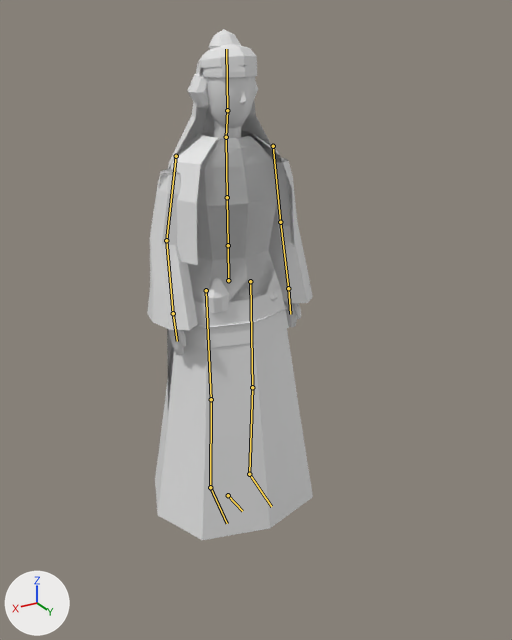
Renders of the Blender file art_src/creatures/woman.blend from each side of a commit.
The view is the same before and after, from a 50 mm lens placed at (1.08, 1.97, 1.72), pointed at (-0.05, 0.1, 0.78). The axes (+X, +Y, +Z) are drawn at lower left. The lights are the same throughout. The first picture is the older version. The bones that bend it are drawn over the model as lines.

Names of what the first picture shows: 'woman_band', 'woman_base', 'woman_belt_things', 'woman_braid', 'woman_dress', 'woman_fillet', 'woman_jacket', 'woman_pinned', 'woman_shawl', 'woman_topknot', 'woman_veil'.
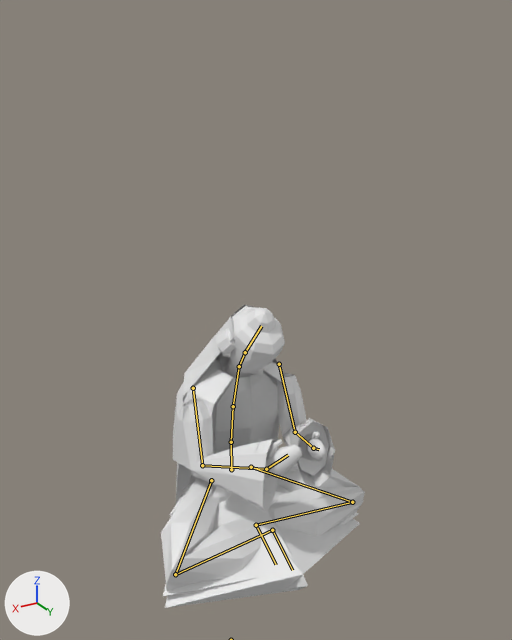
The newer file adds an action. The first version stands in its rest pose; the second is drawn at frame 79 of the action 'read_floor-loop'.

Changed parts and their boxes [x1, y1, x2, y2] in the pictures (512 x 640 px):
'woman_dress', posed (17% wider, 42% shorter): before [147, 133, 313, 540]; after [165, 373, 360, 608]
'woman_legs_baggy', posed (not visible before): after [161, 463, 365, 592]
'woman_gown', posed (not visible before): after [163, 357, 359, 596]
'woman_shawl', posed: before [169, 131, 294, 265]; after [173, 354, 290, 470]
'woman_base', posed (23% narrower, 41% shorter): before [168, 65, 301, 355]; after [224, 308, 326, 478]
'woman_veil', posed: before [167, 44, 272, 370]; after [176, 305, 285, 503]
'woman_jacket', posed: before [173, 162, 289, 349]; after [170, 482, 193, 516]
'woman_pinned', posed: before [187, 73, 258, 109]; after [215, 328, 235, 357]
'woman_topknot', posed: before [209, 29, 241, 49]; after [247, 307, 275, 333]
'woman_belt_things', posed (mostly hidden afterwards): before [207, 278, 278, 313]; after [213, 486, 232, 503]
'woman_band', posed: before [200, 61, 257, 76]; after [233, 340, 283, 363]
'woman_fillet', posed: before [196, 71, 257, 136]; after [231, 316, 280, 365]
'woman_braid', posed (mostly hidden): before [203, 107, 214, 132]; after [216, 352, 225, 371]
bone 'spine', root to tip: before (228, 245) to (227, 197); after (231, 442) to (233, 406)
bone 'chest', root to tip: before (227, 197) to (226, 137); after (233, 406) to (239, 366)
bone 'neck', root to tip: before (226, 137) to (227, 110); after (239, 366) to (245, 352)
bone 'head', root to tip: before (227, 110) to (226, 49); after (245, 352) to (261, 326)
bone 'upper_arm_l', root to tip: before (273, 146) to (280, 222); after (279, 364) to (295, 432)
bone 'forearm_l', root to tip: before (280, 222) to (288, 288); after (295, 432) to (313, 448)
bone 'hand_l', root to tip: before (288, 288) to (290, 314); after (313, 448) to (319, 449)
bone 'upper_arm_r', root to tip: before (176, 156) to (166, 240); after (193, 388) to (202, 465)
bone 'forearm_r', root to tip: before (166, 240) to (173, 313); after (202, 465) to (266, 469)
bone 'hand_r', root to tip: before (173, 313) to (177, 341); after (266, 469) to (288, 455)
bone 'thigh_l', root to tip: before (250, 281) to (252, 387); after (251, 467) to (352, 502)
bone 'shin_l', root to tip: before (252, 387) to (249, 474); after (352, 502) to (256, 525)
bone 'foot_l', root to tip: before (249, 474) to (271, 506); after (256, 525) to (276, 564)
bone 'thigh_r', root to tip: before (206, 290) to (211, 399); after (211, 480) to (175, 574)
bone 'shin_r', root to tip: before (211, 399) to (210, 487); after (175, 574) to (272, 530)
bone 'foot_r', root to tip: before (210, 487) to (227, 523); after (272, 530) to (292, 570)

The change, as a diff of the scene's bpy script:
```diff
--- a/art_src/creatures/woman.blend.py
+++ b/art_src/creatures/woman.blend.py
@@ bone_root @@
 bone_root = bpy.data.objects['woman'].pose.bones['root']
-bone_root.location = (0.0, 0.0, 0.0)
+bone_root.location = (0.0, 0.0, -0.759)
@@ bone_spine @@
 bone_spine = bpy.data.objects['woman'].pose.bones['spine']  # child of 'hips'
-bone_spine.rotation_quaternion = (1.0, 0.0, 0.0, 0.0)  # degrees (0, 0, 0)
+bone_spine.rotation_quaternion = (0.998, -0.061, 0.0, 0.0)  # degrees (-7, 0, 0)
@@ bone_chest @@
 bone_chest = bpy.data.objects['woman'].pose.bones['chest']  # child of 'spine'
-bone_chest.rotation_quaternion = (1.0, 0.0, 0.0, 0.0)  # degrees (0, 0, 0)
+bone_chest.rotation_quaternion = (0.998, -0.063, 0.0, 0.0)  # degrees (-7, 0, 0)
@@ bone_neck @@
 bone_neck = bpy.data.objects['woman'].pose.bones['neck']  # child of 'chest'
-bone_neck.rotation_quaternion = (1.0, 0.0, 0.0, 0.0)  # degrees (0, 0, 0)
+bone_neck.rotation_quaternion = (0.998, -0.07, 0.0, 0.0)  # degrees (-8, 0, 0)
@@ bone_head @@
 bone_head = bpy.data.objects['woman'].pose.bones['head']  # child of 'neck'
-bone_head.rotation_quaternion = (1.0, 0.0, 0.0, 0.0)  # degrees (0, 0, 0)
+bone_head.rotation_quaternion = (0.991, -0.135, 0.0, 0.0)  # degrees (-16, 0, 0)
@@ bone_upper_arm_l @@
 bone_upper_arm_l = bpy.data.objects['woman'].pose.bones['upper_arm_l']  # child of 'chest'
-bone_upper_arm_l.rotation_quaternion = (1.0, 0.0, 0.0, 0.0)  # degrees (0, 0, 0)
+bone_upper_arm_l.rotation_quaternion = (0.956, 0.278, -0.053, -0.079)  # degrees (33, -3, -10)
@@ bone_forearm_l @@
 bone_forearm_l = bpy.data.objects['woman'].pose.bones['forearm_l']  # child of 'upper_arm_l'
-bone_forearm_l.rotation_quaternion = (1.0, 0.0, 0.0, 0.0)  # degrees (0, 0, 0)
+bone_forearm_l.rotation_quaternion = (0.763, 0.617, 0.098, -0.167)  # degrees (76, 21, -8)
@@ bone_hand_l @@
 bone_hand_l = bpy.data.objects['woman'].pose.bones['hand_l']  # child of 'forearm_l'
-bone_hand_l.rotation_quaternion = (1.0, 0.0, 0.0, 0.0)  # degrees (0, 0, 0)
+bone_hand_l.rotation_quaternion = (0.996, 0.087, 0.002, 0.002)  # degrees (10, 0, 0)
@@ bone_upper_arm_r @@
 bone_upper_arm_r = bpy.data.objects['woman'].pose.bones['upper_arm_r']  # child of 'chest'
-bone_upper_arm_r.rotation_quaternion = (1.0, 0.0, 0.0, 0.0)  # degrees (0, 0, 0)
+bone_upper_arm_r.rotation_quaternion = (0.939, 0.326, 0.062, 0.086)  # degrees (39, 3, 12)
@@ bone_forearm_r @@
 bone_forearm_r = bpy.data.objects['woman'].pose.bones['forearm_r']  # child of 'upper_arm_r'
-bone_forearm_r.rotation_quaternion = (1.0, 0.0, 0.0, 0.0)  # degrees (0, 0, 0)
+bone_forearm_r.rotation_quaternion = (0.774, 0.525, -0.232, 0.267)  # degrees (64, -40, 13)
@@ bone_hand_r @@
 bone_hand_r = bpy.data.objects['woman'].pose.bones['hand_r']  # child of 'forearm_r'
-bone_hand_r.rotation_quaternion = (1.0, 0.0, 0.0, 0.0)  # degrees (0, 0, 0)
+bone_hand_r.rotation_quaternion = (0.967, 0.256, -0.006, -0.004)  # degrees (30, 0, -1)
@@ bone_thigh_l @@
 bone_thigh_l = bpy.data.objects['woman'].pose.bones['thigh_l']  # child of 'hips'
-bone_thigh_l.rotation_quaternion = (1.0, 0.0, 0.0, 0.0)  # degrees (0, 0, 0)
+bone_thigh_l.rotation_quaternion = (0.4, 0.593, -0.684, -0.144)  # degrees (134, -22, -89)
@@ bone_shin_l @@
 bone_shin_l = bpy.data.objects['woman'].pose.bones['shin_l']  # child of 'thigh_l'
-bone_shin_l.rotation_quaternion = (1.0, 0.0, 0.0, 0.0)  # degrees (0, 0, 0)
+bone_shin_l.rotation_quaternion = (0.358, -0.934, 0.0, 0.0)  # degrees (-138, 0, 0)
@@ bone_foot_l @@
 bone_foot_l = bpy.data.objects['woman'].pose.bones['foot_l']  # child of 'shin_l'
-bone_foot_l.rotation_quaternion = (1.0, 0.0, 0.0, 0.0)  # degrees (0, 0, 0)
+bone_foot_l.rotation_quaternion = (0.976, 0.216, -0.014, -0.003)  # degrees (25, -1, -1)
@@ bone_thigh_r @@
 bone_thigh_r = bpy.data.objects['woman'].pose.bones['thigh_r']  # child of 'hips'
-bone_thigh_r.rotation_quaternion = (1.0, 0.0, 0.0, 0.0)  # degrees (0, 0, 0)
+bone_thigh_r.rotation_quaternion = (0.4, 0.593, 0.684, 0.144)  # degrees (134, 22, 89)
@@ bone_shin_r @@
 bone_shin_r = bpy.data.objects['woman'].pose.bones['shin_r']  # child of 'thigh_r'
-bone_shin_r.rotation_quaternion = (1.0, 0.0, 0.0, 0.0)  # degrees (0, 0, 0)
+bone_shin_r.rotation_quaternion = (0.407, -0.914, 0.0, 0.0)  # degrees (-132, 0, 0)
@@ bone_foot_r @@
 bone_foot_r = bpy.data.objects['woman'].pose.bones['foot_r']  # child of 'shin_r'
-bone_foot_r.rotation_quaternion = (1.0, 0.0, 0.0, 0.0)  # degrees (0, 0, 0)
+bone_foot_r.rotation_quaternion = (0.976, 0.216, 0.014, 0.003)  # degrees (25, 1, 1)
```
